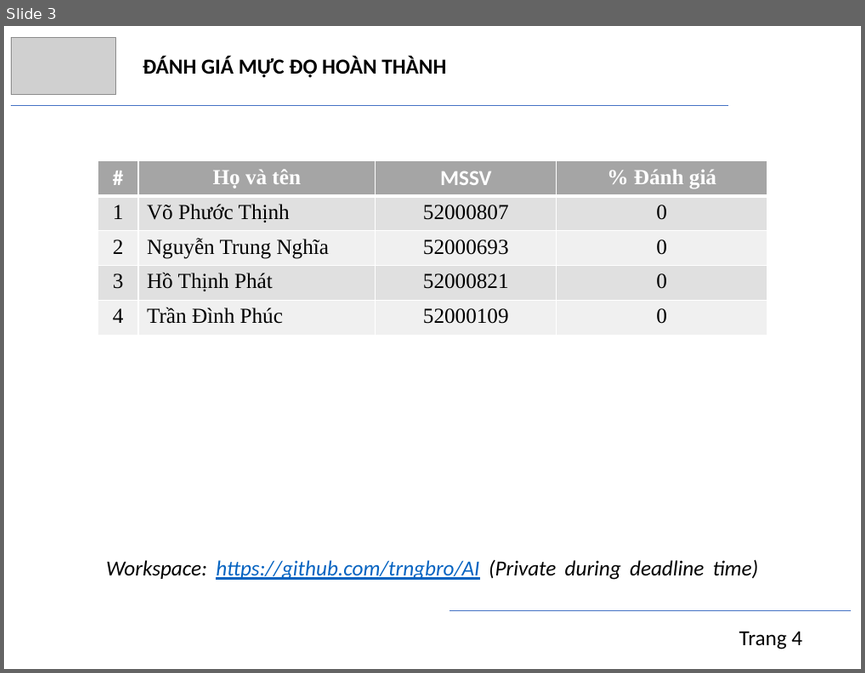
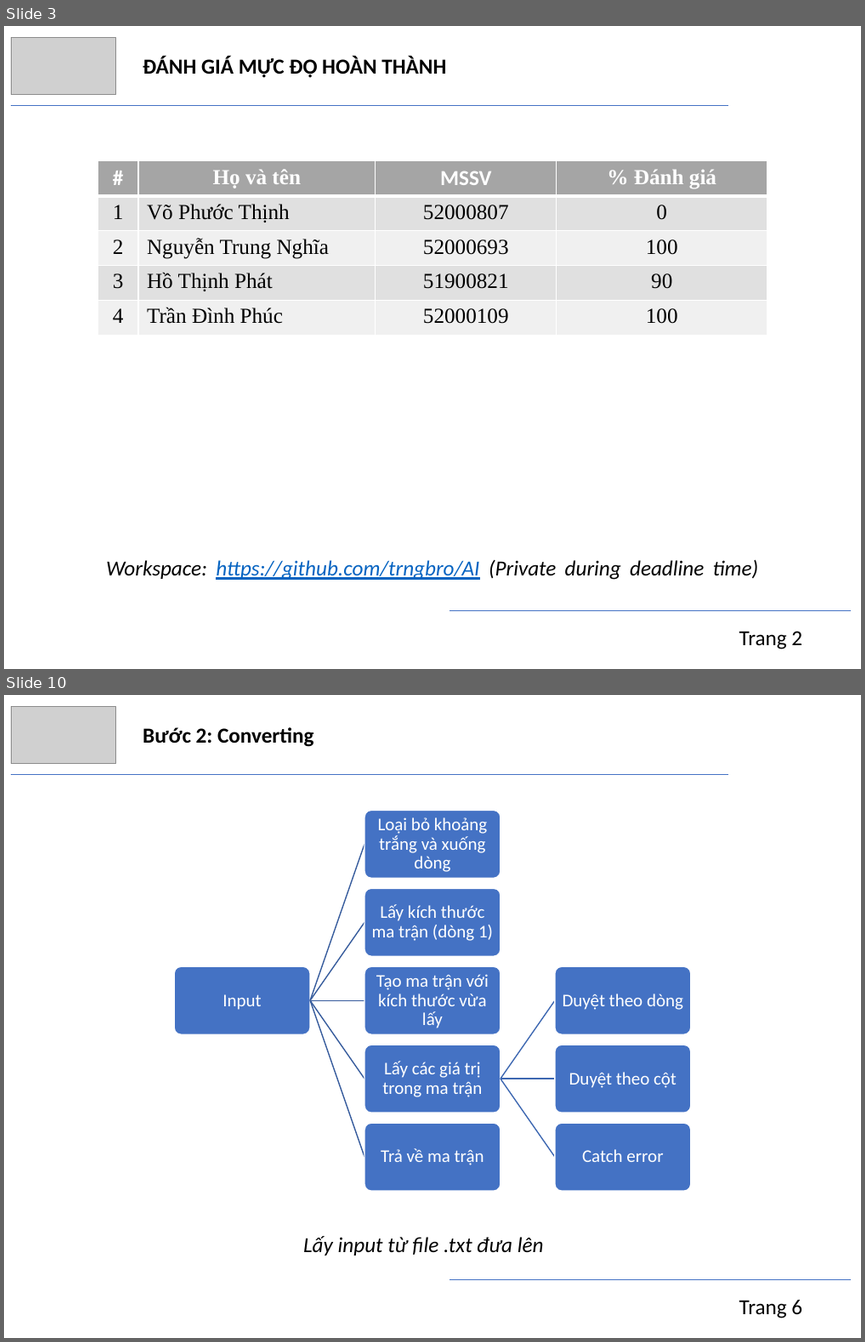
Before and after one commit to trngbro/AI, a slide deck: present/progress/presentation.pptx. Shown one above the other, each under a label of ours: slide 3 before the commit, slides 3 and 10 after it; the slides between them are not shown. The pictures are 865x673 and 865x1342 pixels, drawn with LibreOffice and Linux fonts; fonts in the diff are those of the drawing; grey boxes stand for pictures. Boxes give left, top, right and bottom in pixels: in the first picture for what was removed or moved away, otherwise in the second. Text is boxed around its words. In the diff, an @@ line names an element or a change of style, - is before the commit and + after.

```diff
--- a/present/progress/presentation.pptx
+++ b/present/progress/presentation.pptx
@@ slide 10 added at (4,695,861,1338), background #FFFFFF @@
@@ picture added at (11,706,115,764) @@
@@ text added at (143,727,314,747), 18 pt, text #000000, bold @@
+Bước 2: Converting
@@ line added from (11, 775) to (728, 775), #4472C4 0.5 pt @@
@@ group added at (175,810,691,1191): 9 rounded rectangles, 9 texts, 8 freeform shapes @@
+Input
+Loại bỏ khoảng trắng và xuống dòng
+Lấy kích thước ma trận (dòng 1)
+Tạo ma trận với kích thước vừa lấy
+Lấy các giá trị trong ma trận
+Duyệt theo dòng
+Duyệt theo cột
+Catch error
+Trả về ma trận
@@ text added at (303,1236,544,1255), 18 pt, text #000000, italic @@
+Lấy input từ file .txt đưa lên
@@ line added from (449, 1279) to (851, 1279), #4472C4 0.5 pt @@
@@ text added at (739,1299,802,1318), 18 pt, text #000000 @@
+Trang 6
@@ slide 3 changed as well @@
@@ table at (98,161,766,335) @@
-row 3, column 4: 0
+row 3, column 4: 100
-row 4, column 3: 52000821
+row 4, column 3: 51900821
-row 4, column 4: 0
+row 4, column 4: 90
-row 5, column 4: 0
+row 5, column 4: 100
@@ text at (739,630,802,649): text changed @@
-Trang 4
+Trang 2
```
Also in this commit, not shown: 3 other slides changed, 17 other slides added, 1 other file.
